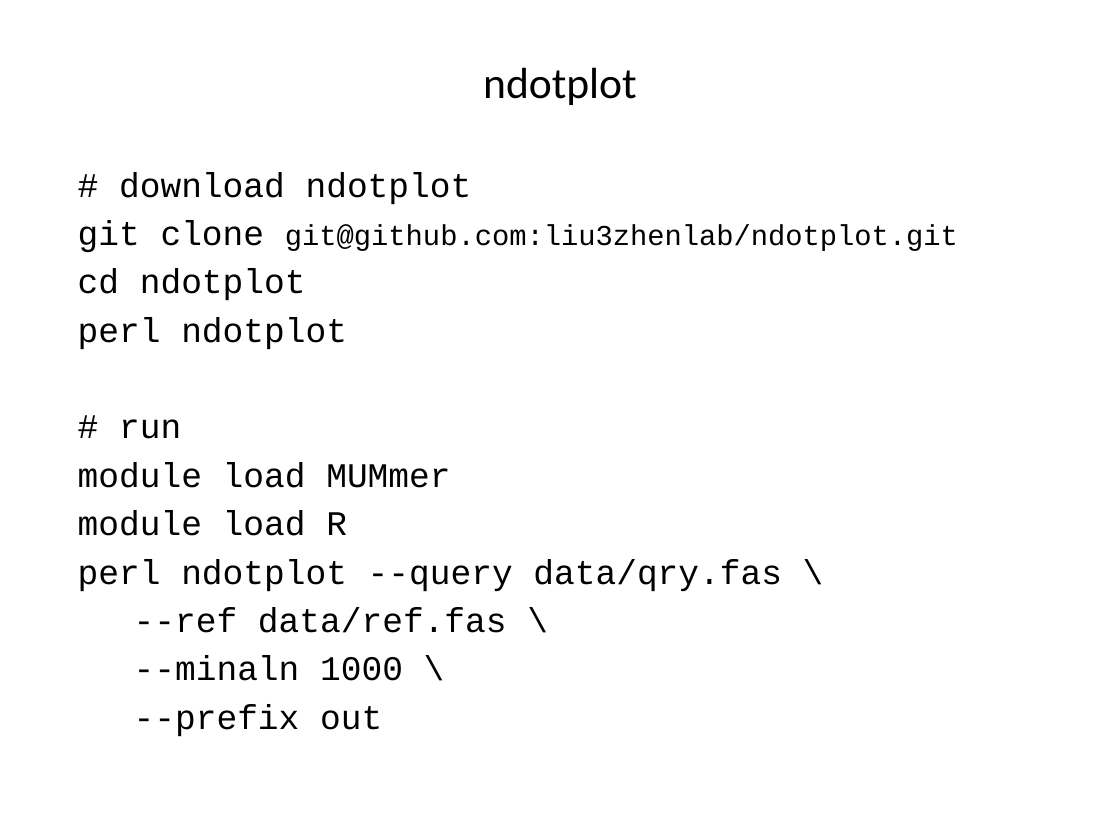
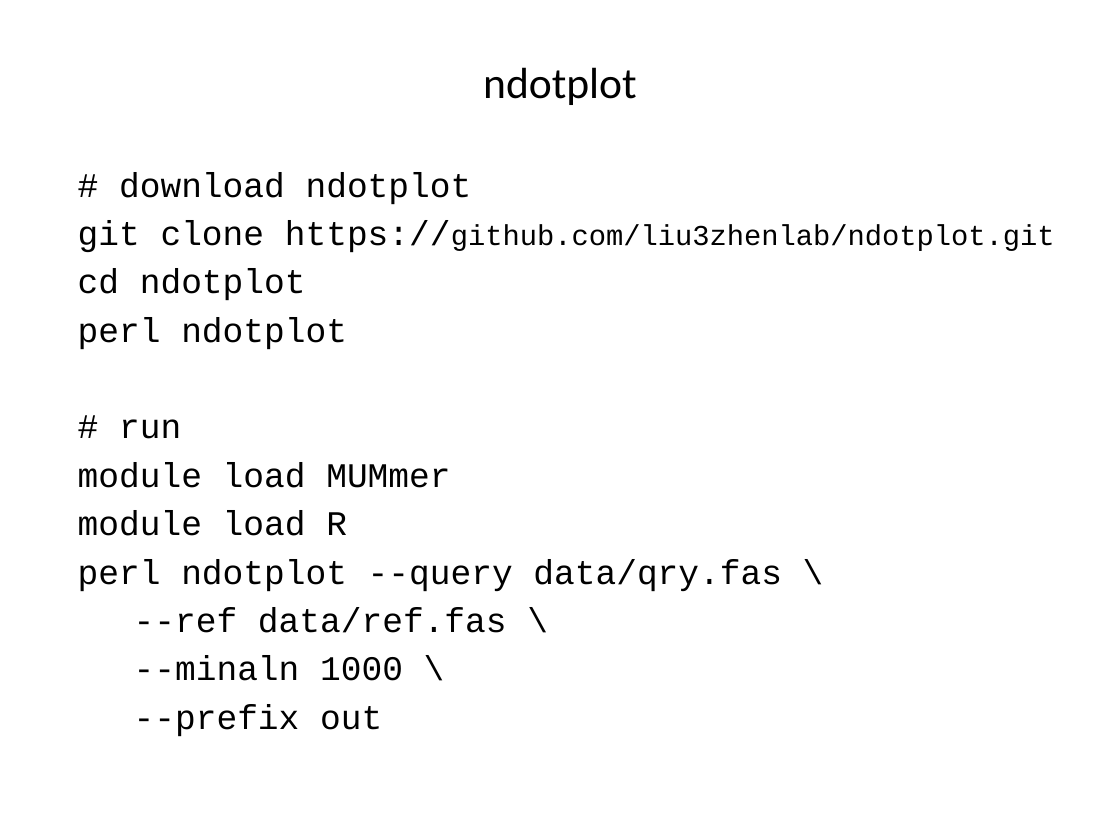
Before and after one commit to liu3zhenlab/teaching, a slide deck: slide 7 of PLPTH813Bioinformatis/2023/labs/lab05_alignment.pptx. Drawn at 1120x840 pixels with LibreOffice and Linux fonts; fonts in the diff are those of the drawing. Boxes give left, top, right and bottom in pixels: in the first picture for what was removed or moved away, otherwise in the second. Text is boxed around its words. In the diff, an @@ line names an element or a change of style, - is before the commit and + after.

```diff
--- a/PLPTH813Bioinformatis/2023/labs/lab05_alignment.pptx
+++ b/PLPTH813Bioinformatis/2023/labs/lab05_alignment.pptx
@@ text at [78, 220, 1055, 253]: text changed @@
-git clone git@github.com:liu3zhenlab/ndotplot.git
+git clone https://github.com/liu3zhenlab/ndotplot.git
```
Also in this commit, not shown: 3 other slides changed, 6 other files.
